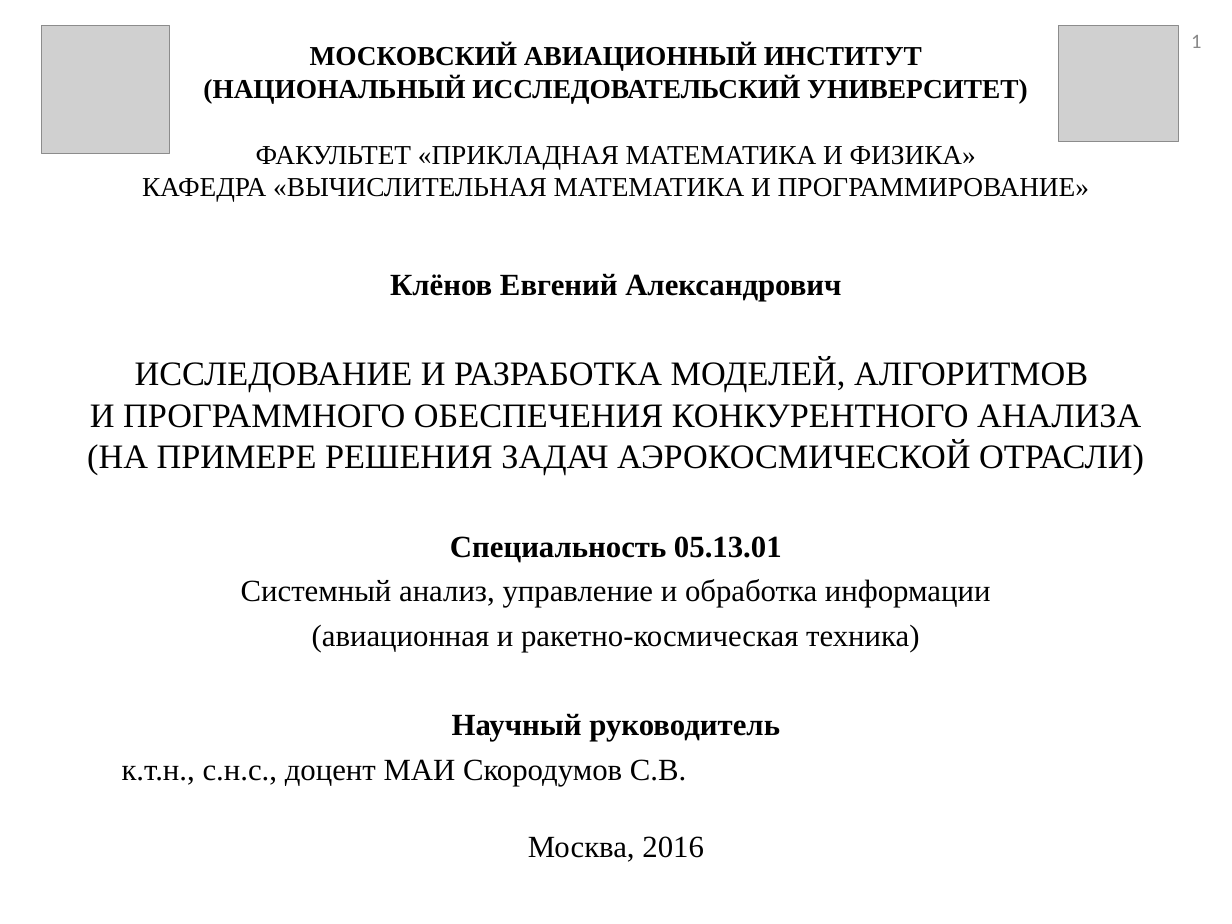
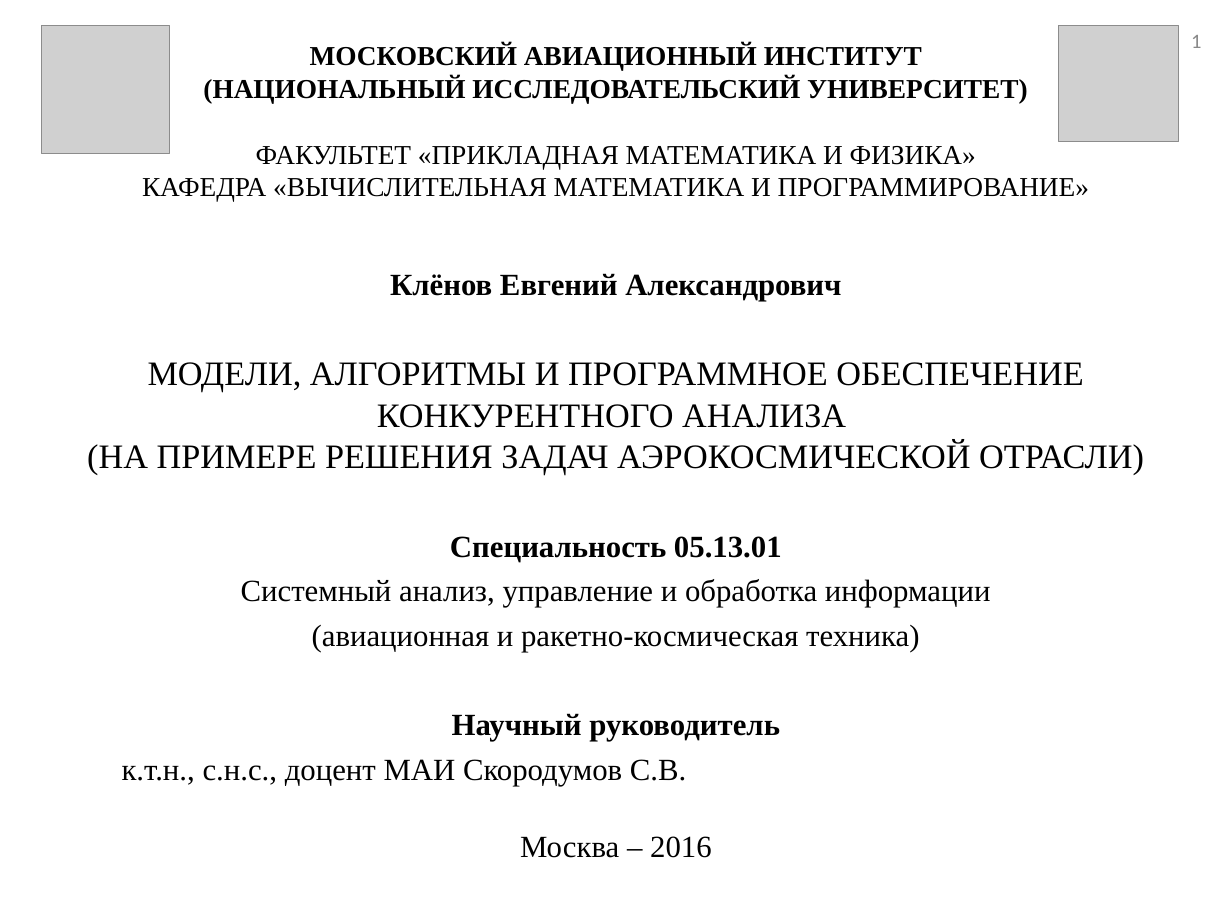
Before and after one commit to tehdoorsareopen/science, a slide deck: slide 1 of Предзащита/Презентация/Презентация_v01.ppt. Drawn at 1232x924 pixels with LibreOffice and Linux fonts; fonts in the diff are those of the drawing; grey boxes stand for pictures. Boxes give left, top, right and bottom in pixels: in the first picture for what was removed or moved away, otherwise in the second. Text is boxed around its words. In the diff, an @@ line names an element or a change of style, - is before the commit and + after.

```diff
--- a/Предзащита/Презентация/Презентация_v01.ppt
+++ b/Предзащита/Презентация/Презентация_v01.ppt
@@ subtitle at bbox=[87, 362, 1144, 475]: text changed @@
-ИССЛЕДОВАНИЕ И РАЗРАБОТКА МОДЕЛЕЙ, АЛГОРИТМОВ
-И ПРОГРАММНОГО ОБЕСПЕЧЕНИЯ КОНКУРЕНТНОГО АНАЛИЗА (НА ПРИМЕРЕ РЕШЕНИЯ ЗАДАЧ АЭРОКОСМИЧЕСКОЙ ОТРАСЛИ)
+МОДЕЛИ, АЛГОРИТМЫ И ПРОГРАММНОЕ ОБЕСПЕЧЕНИЕ КОНКУРЕНТНОГО АНАЛИЗА
+(НА ПРИМЕРЕ РЕШЕНИЯ ЗАДАЧ АЭРОКОСМИЧЕСКОЙ ОТРАСЛИ)
@@ text at bbox=[520, 836, 712, 858]: text changed @@
-Москва, 2016
+Москва – 2016
```
Also in this commit, not shown: 12 slides added, 3 other files.
